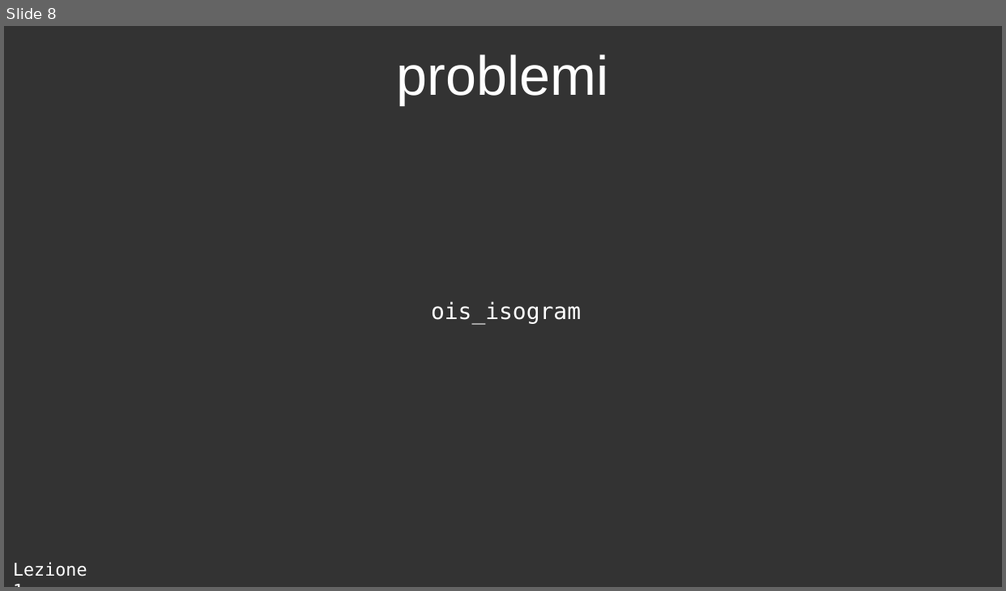
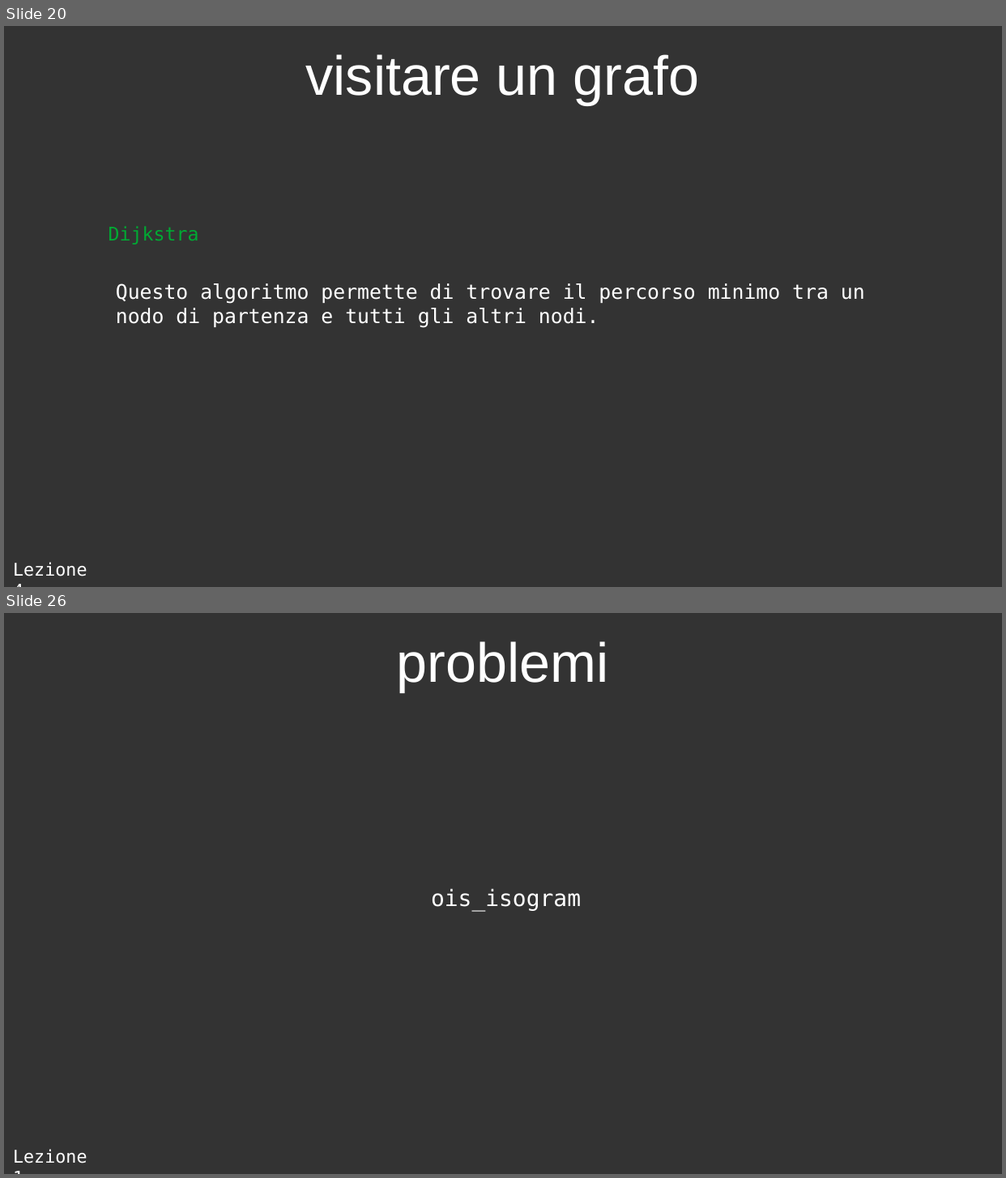
Before and after one commit to GioBigno/corso-CP, a slide deck: lezione_4/slide/presentazione.odp. Shown one above the other, each under a label of ours: slide 8 before the commit, slides 20 and 26 after it; the slides between them are not shown. The pictures are 1006x591 and 1006x1178 pixels, drawn with LibreOffice and Linux fonts; fonts in the diff are those of the drawing. Boxes give left, top, right and bottom in pixels: in the first picture for what was removed or moved away, otherwise in the second. Text is boxed around its words. In the diff, an @@ line names an element or a change of style, - is before the commit and + after.

Commit message:
lezione_4

```diff
--- a/lezione_4/slide/presentazione.odp
+++ b/lezione_4/slide/presentazione.odp
@@ slide 20 added at (4,26,1002,587), background #333333 @@
@@ title added at (306,54,700,105), 44 pt, text #FFFFFF @@
+visitare un grafo
@@ text added at (108,226,199,245), 15 pt, text #00A933 @@
+Dijkstra
@@ text added at (116,284,865,328), 16 pt, text #FFFFFF @@
+Questo algoritmo permette di trovare il percorso minimo tra un nodo di partenza e tutti gli altri nodi.
@@ text added at (13,562,87,577), 14 pt, text #FFFFFF @@
+Lezione 4
@@ what was slide 8 is now slide 26 @@
```
Also in this commit, not shown: 7 slides changed, 17 other slides added, 39 other files.
